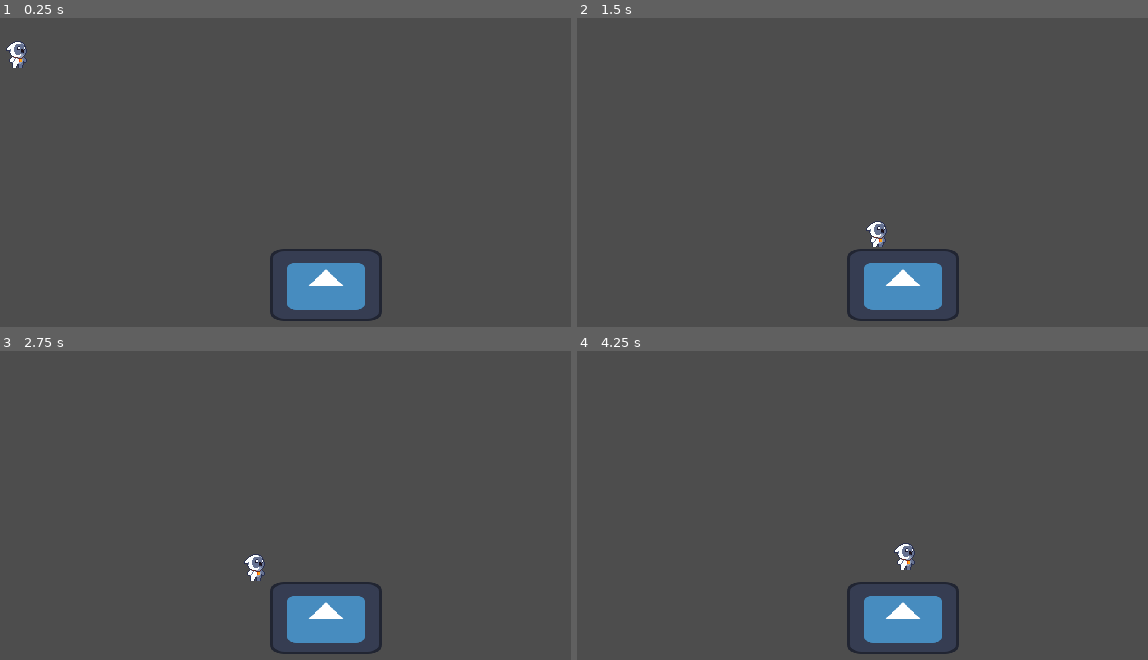
Above: before the commit, frames 1-4 (two rows, left to right).
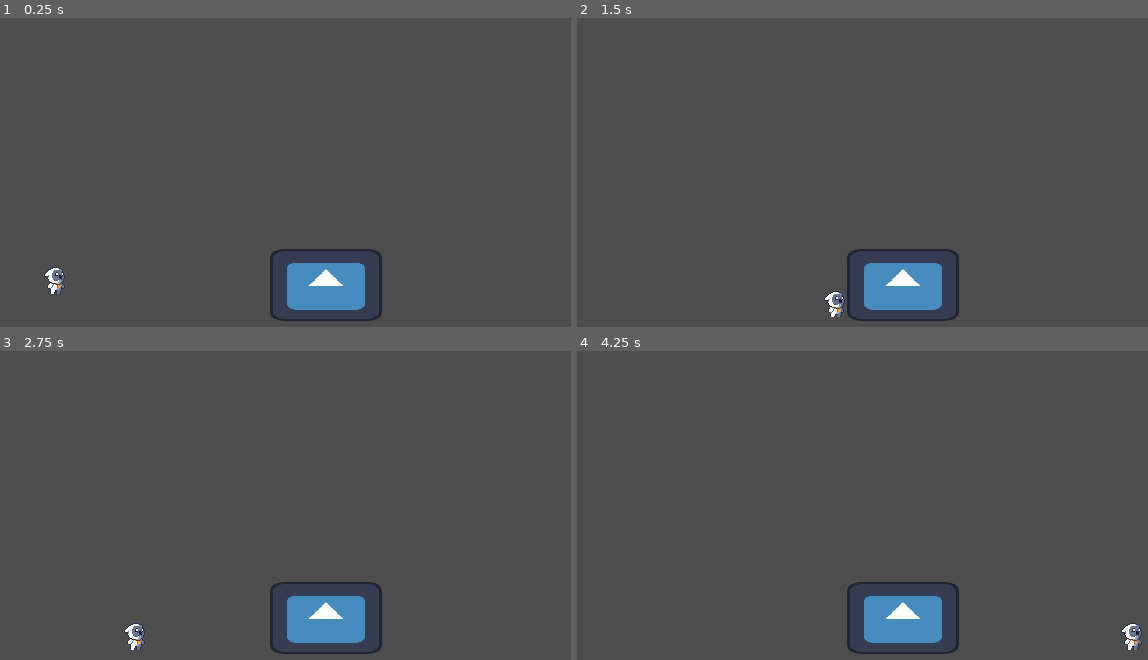
Above: after the commit, the same moments.

Repository: kaaztro/repositorio-KP
Game: Godot game, scene res://Cena Teste 2D.tscn
Same seed, same stepped clock (60 frames per second), same inputs: the game is played once before the commit and once after it. The project has no main scene, so this scene is started directly. The engine's default icon, where the game draws it, is replaced by a stand-in: a white triangle on a blue panel in a dark square.
Inputs:
- Up to frame 1 (0.25 s): no input
- Up to frame 2 (1.5 s): tap Enter (ui_accept) at 0.5, 0.77 s; hold D (ui_right) from 0.53 s (still down)
- Up to frame 3 (2.75 s): tap Enter (ui_accept) at 1.52 s; release D (ui_right) at 2.03 s; hold A (ui_left) from 2.03 s (still down)
- Up to frame 4 (4.25 s): release A (ui_left) at 2.78 s; hold D (ui_right) from 2.78 s (still down); tap Enter (ui_accept) at 3.02, 3.77 s

The runs differ from the first frame. In frame 1, 0.5% of the frame differs, in the area x 1-12%, y 7-90%; in frame 2, 0.4%; in frame 3, 0.5%; in frame 4, 0.5%.

Commit message:
Update Cena Teste 2D.tscn

Diff:
--- a/novo-projeto-teste-pedrones/Cena Teste 2D.tscn
+++ b/novo-projeto-teste-pedrones/Cena Teste 2D.tscn
@@ -51,6 +51,7 @@
 [node name="cena1" type="Node2D"]
 
 [node name="player" type="CharacterBody2D" parent="."]
+position = Vector2(38, 226)
 script = ExtResource("1_k7tio")
 
 [node name="AnimatedSprite2D" type="AnimatedSprite2D" parent="player"]
@@ -61,11 +62,11 @@
 frame_progress = 0.93188953
 
 [node name="collision" type="CollisionShape2D" parent="player"]
-position = Vector2(24, 8)
+position = Vector2(26, 9)
 shape = SubResource("CapsuleShape2D_i8157")
 
 [node name="StaticBody2D" type="StaticBody2D" parent="."]
-position = Vector2(345, 311)
+position = Vector2(341, 310)
 
 [node name="CollisionShape2D" type="CollisionShape2D" parent="StaticBody2D"]
 shape = SubResource("RectangleShape2D_k7tio")
